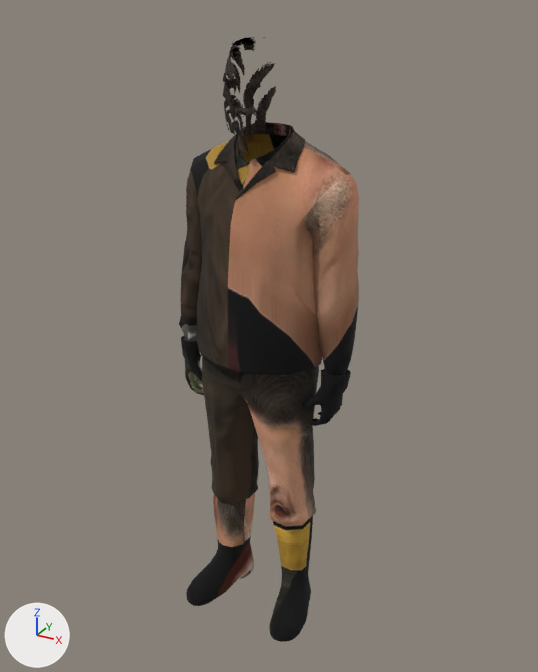
Renders of the glTF model public/models/people/garden-m01.glb from each side of a commit.
Camera for both pictures: a 50 mm lens placed at (0.997, -1.759, 0.861), pointed at (0.007, 0.041, -0.039). The lights are fixed; the arrows at lower left show +X, +Y and +Z. The first picture is the older version. Objects named as collision shapes, trigger or cutter boxes, shadow casters or lower levels of detail are left out. Vertices at exactly the same position are counted once.

Before the edit, the objects in view are built like this:
```python
me_lod0 = bpy.data.meshes.new('lod0')
me_lod0.from_pydata(...)  # 2251 vertices, 4430 faces; spans x -0.3..0.28, y -0.18..0.19, z -1.0..0.81
me_lod0.materials.append(mat_body)
ob_lod0 = bpy.data.objects.new('lod0', me_lod0)
ob_lod0.location = (0.0, 0.0, 0.0)
```
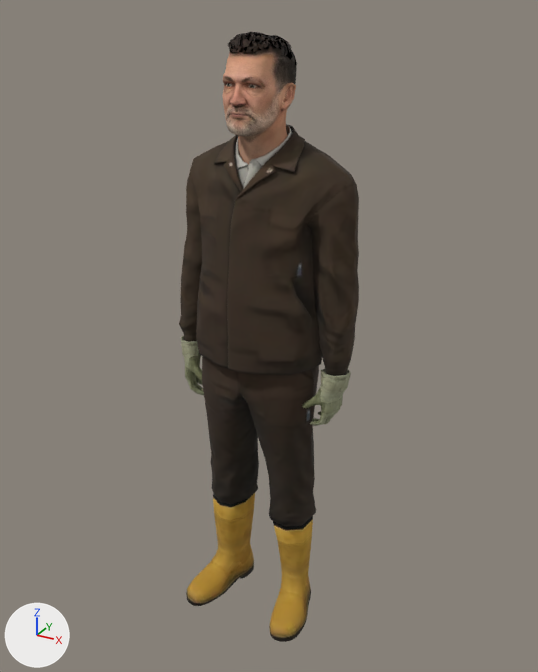
The newer file is also turned or shifted as a whole; pictures and numbers use the older file's frame.

The change, as a list of edits to the scene's bpy script:
```text
Change me_lod0:
    used by ob_lod0; location = (0.0, 0.0, 0.0)
    remove me_lod0.from_pydata(...)  # 2251 vertices, 4430 faces; spans x -0.3..0.28, y -0.18..0.19, z -1.0..0.81
    add me_lod0.from_pydata(...)  # 3665 vertices, 7280 faces; spans x -0.3..0.28, y -0.18..0.19, z -1.0..0.81
    me_lod0 part 1: 137 vertices moved within x -0.27..0.26, y -0.13..0.17, z -0.26..0.76; 1 vertex removed from x -0.03, y -0.06, z 0.44; 1331 vertices added at x -0.28..0.27, y -0.14..0.16, z -0.27..0.76
    me_lod0 part 2: 84 vertices added at x -0.22..0.2, y -0.17..0.12, z -1.0..-0.92
    me_lod0 part 3: 2112 kept faces spanning x -0.3..0.28, y -0.18..0.19, z -1.0..0.81 get new texture (UV) coordinates
    other edits to the shape of me_lod0 do not show in these pictures
```

Where the change shows, as pixel boxes [x1, y1, x2, y2] in the pictures (538 x 672 px):
'lod0', reshaped
    before: [179, 37, 359, 642]
    after: [179, 32, 359, 642]
part 1 of me_lod0, built on
    before: [186, 74, 342, 426]
    after: [183, 45, 359, 426]
part 2 of me_lod0, added (brown)
    after: [187, 549, 311, 635]
part 3 of me_lod0, surface changed
    both: [179, 37, 359, 642]
